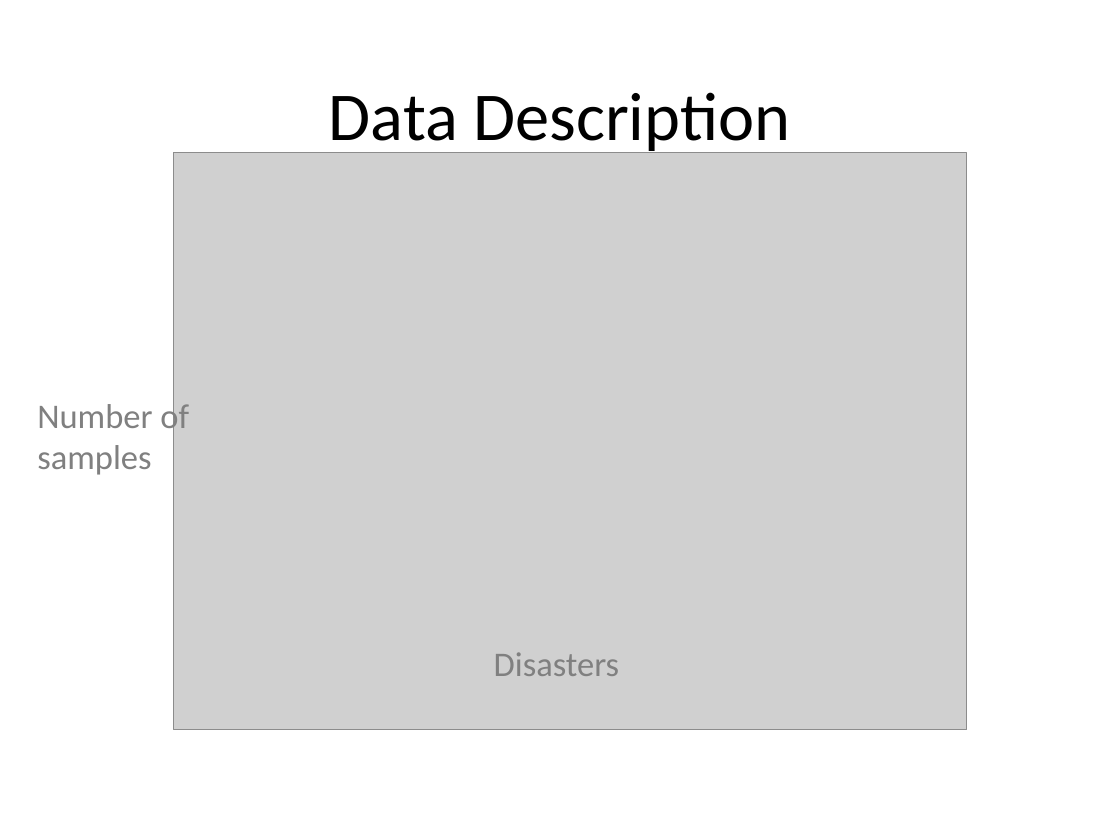
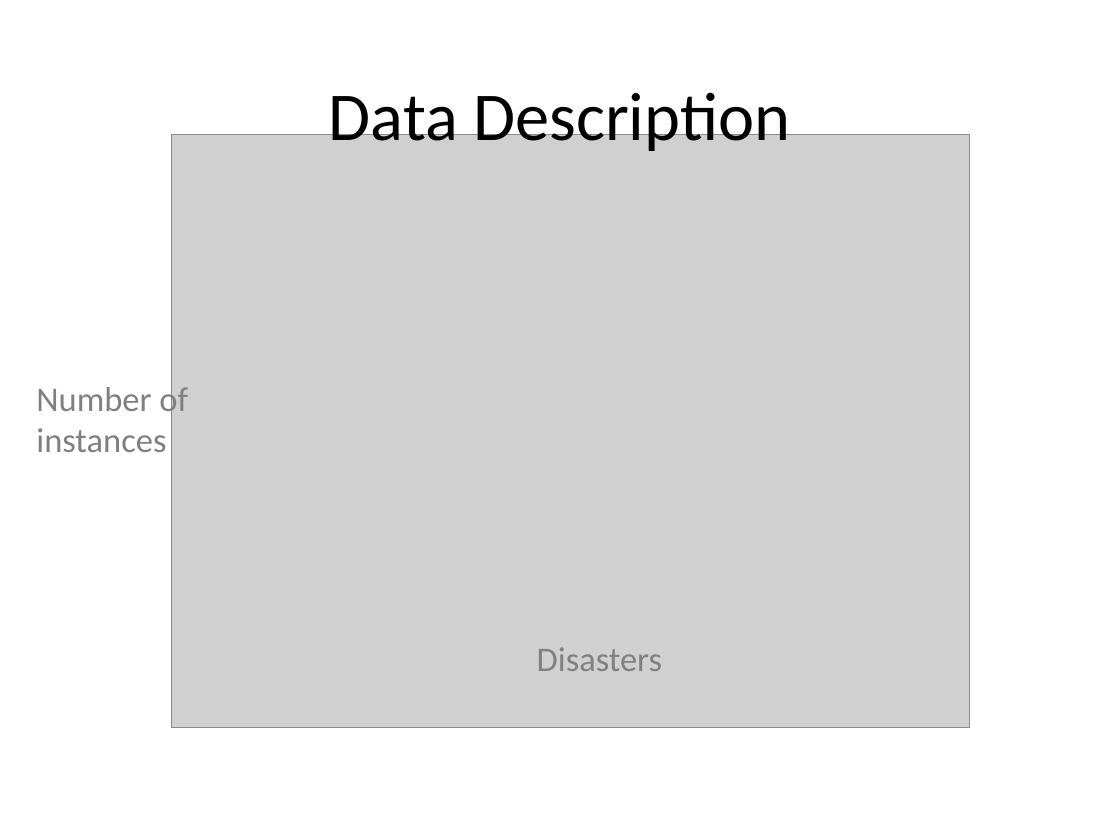
Before and after one commit to Oleksandra28/grad_forum, a slide deck: slide 21 of grad-presentation-sopova 2.pptx. Drawn at 1120x840 pixels with LibreOffice and Linux fonts; fonts in the diff are those of the drawing; grey boxes stand for pictures; background and template pictures are left out. Boxes give left, top, right and bottom in pixels: in the first picture for what was removed or moved away, otherwise in the second. Text is boxed around its words. In the diff, an @@ line names an element or a change of style, - is before the commit and + after.

```diff
--- a/grad-presentation-sopova 2.pptx
+++ b/grad-presentation-sopova 2.pptx
@@ picture: place and size @@
-picture at <box>174,152,967,729</box>
+picture at <box>171,134,970,728</box>
@@ text at <box>36,383,188,452</box>: text changed @@
-Number of samples
+Number of instances
@@ text "Disasters": place and size @@
-text "Disasters" at <box>494,652,620,676</box>
+text "Disasters" at <box>537,647,663,671</box>
```
Also in this commit, not shown: 9 other slides changed, 6 other files.
